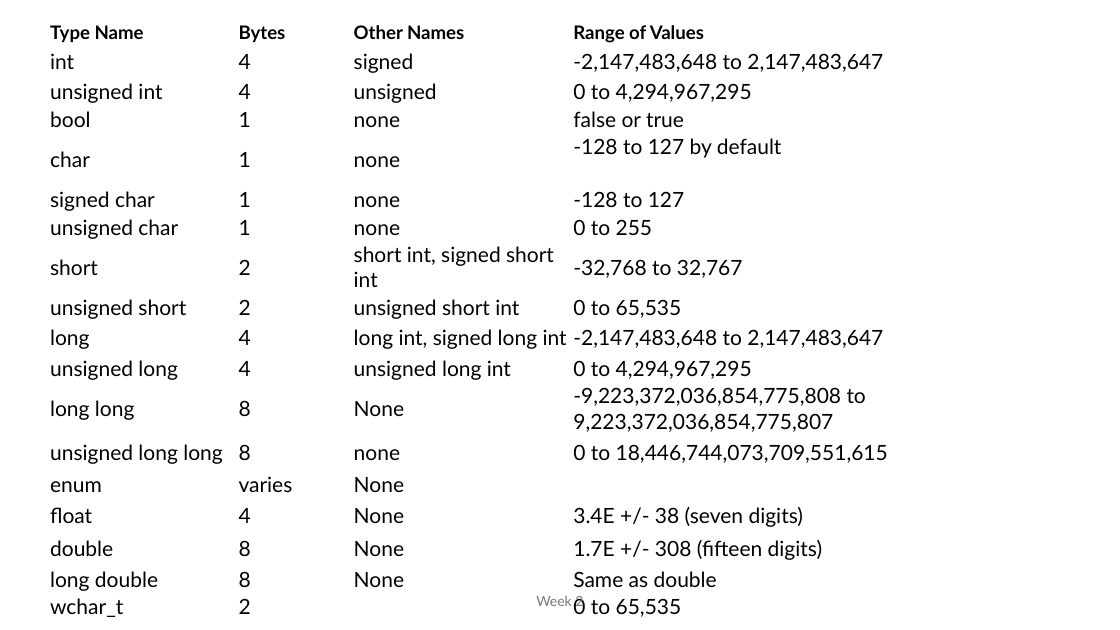
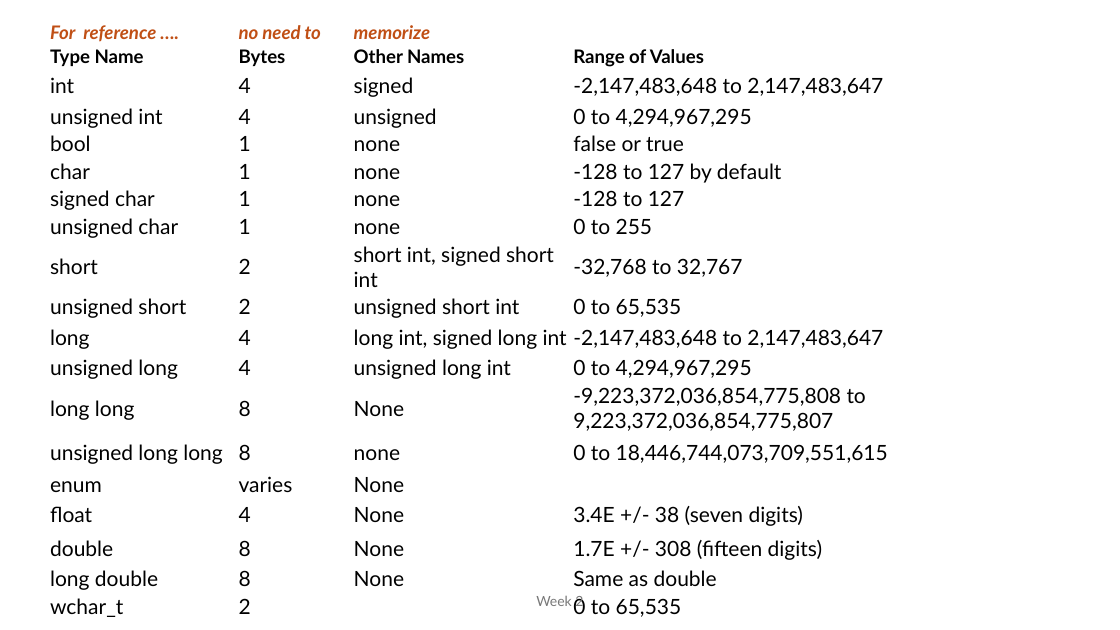
Before and after one commit to MoklaEducation/ems_fall_2025_cpp101, a slide deck: slide 14 of all/Intro to Programming_all.pptx. Drawn at 1120x630 pixels with LibreOffice and Linux fonts; fonts in the diff are those of the drawing. Boxes give left, top, right and bottom in pixels: in the first picture for what was removed or moved away, otherwise in the second. Text is boxed around its words. In the diff, an @@ line names an element or a change of style, - is before the commit and + after.

```diff
--- a/all/Intro to Programming_all.pptx
+++ b/all/Intro to Programming_all.pptx
@@ table at [48,19,1056,621] @@
+row 1: For reference …. | no need to | memorize | 
```
Also in this commit, not shown: 2 other slides changed, 13 slides added, 1 slide removed, 4 other files.
